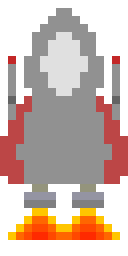
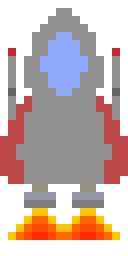
Comparing the layer stacks of the two (128, 256) images. Changes:
added layer "window_ltblue" above "wings_idle_1" over (40, 32, 88, 96)
hid "cannon_fire_1" over (8, 56, 120, 104)
showed "cannon_fire_0" over (8, 48, 120, 104)
